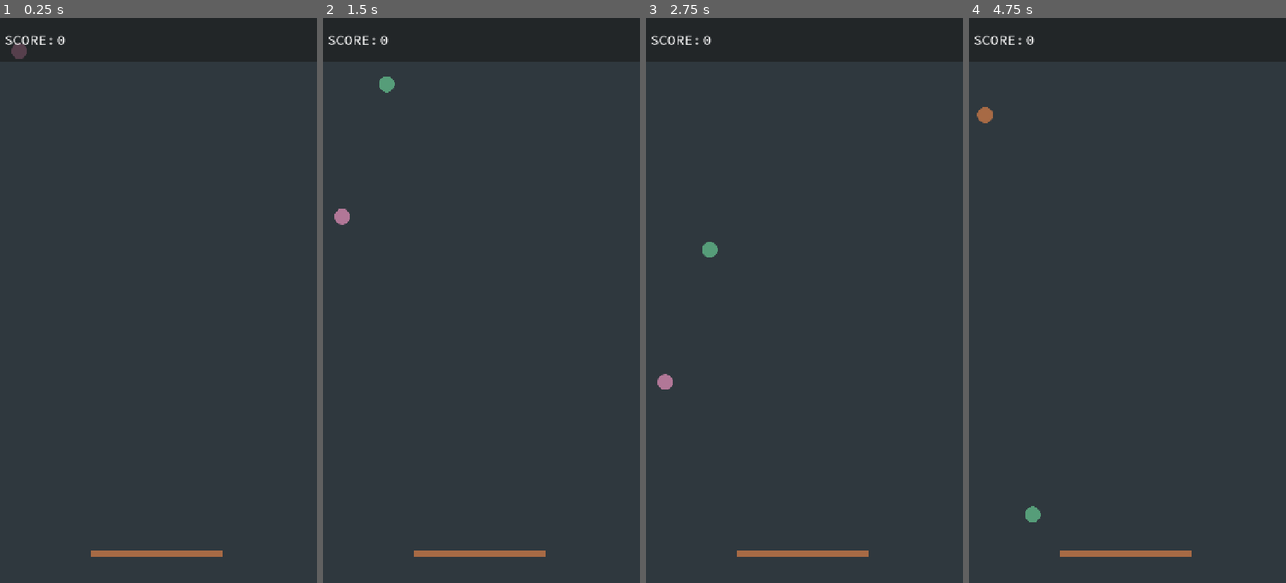
Above: before the commit, frames 1-4 (left to right).
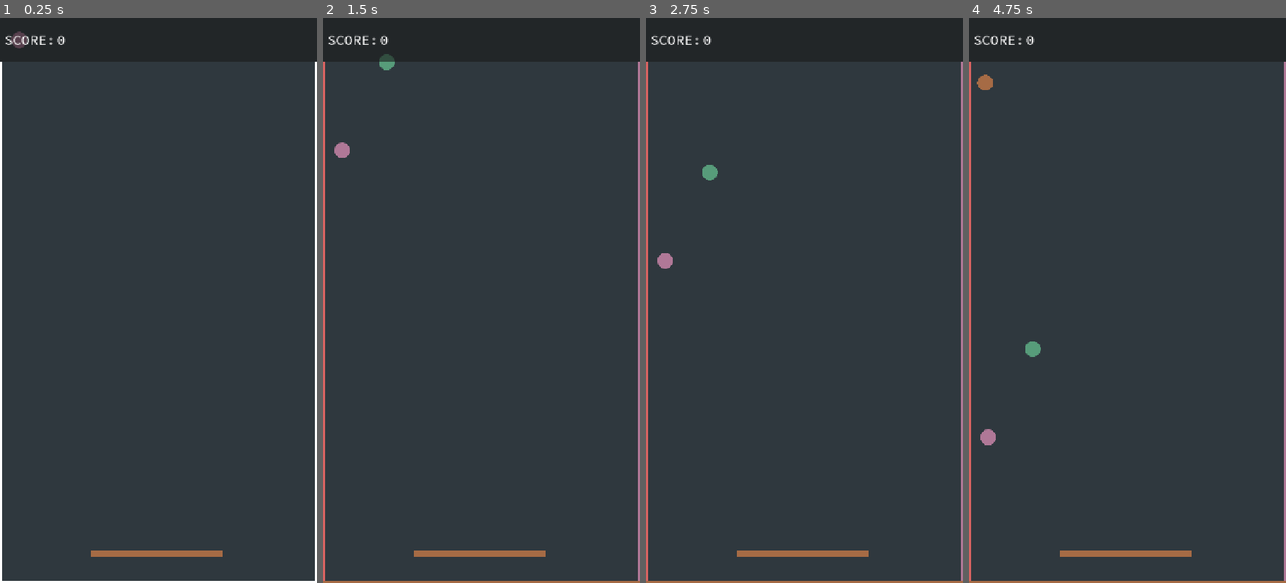
Above: after the commit, the same moments.

Repository: gerep/colour-switcher
Game: Godot game, scene res://scenes/main/main.tscn
The game is run twice, just before and just after one commit, with the same random seed, the same clock (stepped at 60 frames per second) and the same inputs.
Inputs (mouse positions are in pixels of both pictures, inside the frame that each line leads up to):
- Up to frame 1 (0.25 s): no input
- Up to frame 2 (1.5 s): move the mouse to (551, 272) at 0.52 s; press the mouse at (551, 272) at 0.53 s; move the mouse to (418, 328) at 1.27 s; release the mouse at (418, 328) at 1.28 s; right-click (418, 328) at 1.35 s
- Up to frame 3 (2.75 s): move the mouse to (836, 176) at 2.02 s; tap I at 2.1 s
- Up to frame 4 (4.75 s): move the mouse to (1111, 413) at 2.77 s; click (1111, 413) at 2.85 s; move the mouse to (1222, 385) at 3.52 s; hold Right mouse button (right_button) 3.53-4.28 s; move the mouse to (1032, 215) at 4.27 s; tap I at 4.35 s

The runs differ from the first frame. In frame 1, 1.8% of the frame differs, in the area x 0-100%, y 2-100%; in frame 2, 2.0%; in frame 3, 2.0%; in frame 4, 2.2%, in the area x 0-100%, y 7-100%.

Commit message:
using the borders to display next and previous colours

Diff:
--- a/project.godot
+++ b/project.godot
@@ -17,7 +17,6 @@
 
 [autoload]
 
-Colors="*res://scripts/colors.gd"
 Signals="*res://scripts/signals.gd"
 Game="*res://scripts/game.gd"
 
@@ -26,6 +25,10 @@
 window/size/viewport_width=720
 window/size/viewport_height=1280
 window/stretch/mode="canvas_items"
+
+[editor_plugins]
+
+enabled=PackedStringArray("res://addons/s/plugin.cfg")
 
 [input]
 
--- a/scenes/blob/blob.gd
+++ b/scenes/blob/blob.gd
@@ -1,9 +1,9 @@
 extends Area2D
+
+var current_color: int
 
 @onready var sprite_2d: Sprite2D = $Sprite2D
 @onready var visible_on_screen_notifier_2d: VisibleOnScreenNotifier2D = $VisibleOnScreenNotifier2D
-
-var current_color: int
 
 
 func _ready() -> void:
@@ -12,12 +12,12 @@
 
 	position.x = randf_range(36.0, 700.0)
 
-	current_color = randi_range(0, Colors.list.size()-1)
-	sprite_2d.modulate = Colors.list[current_color]
+	current_color = randi_range(0, Colors.LIST.size() - 1)
+	sprite_2d.modulate = Colors.LIST[current_color]
 
 
-func _process(_delta: float) -> void:
-	position.y += 5
+func _process(delta: float) -> void:
+	position.y += 200 * delta
 
 
 func _collision(body: Node2D) -> void:
--- a/scenes/main/main.gd
+++ b/scenes/main/main.gd
@@ -1,17 +1,25 @@
 extends Node2D
-
-@onready var timer: Timer = $SpawnTimer
-@onready var speed_burst_timer: Timer = $SpeedBurstTimer
 
 const BLOB = preload("uid://b6chd6vkxeaaa")
 
 var spawn_interval: int = 3
+
+@onready var timer: Timer = $SpawnTimer
+@onready var speed_burst_timer: Timer = $SpeedBurstTimer
+@onready var right_line: Line2D = $RightLine
+@onready var left_line: Line2D = $LeftLine
+@onready var bottom_line: Line2D = $BottomLine
+
 
 func _ready() -> void:
 	timer.timeout.connect(_spawn_blob)
 	timer.wait_time = spawn_interval
 
 	speed_burst_timer.timeout.connect(_speed_burst)
+
+	Signals.right_bar_color_changed.connect(_right_bar_color_changed)
+	Signals.left_bar_color_changed.connect(_left_bar_color_changed)
+	Signals.bottom_bar_color_changed.connect(_bottom_bar_color_changed)
 
 	# Drop the first blob to avoid waiting.
 	_spawn_blob()
@@ -30,3 +38,15 @@
 	timer.wait_time = spawn_interval
 	speed_burst_timer.start()
 	Signals.burst_ended.emit()
+
+
+func _right_bar_color_changed(index: int) -> void:
+	right_line.modulate = Colors.LIST[index]
+
+
+func _left_bar_color_changed(index: int) -> void:
+	left_line.modulate = Colors.LIST[index]
+
+
+func _bottom_bar_color_changed(index: int) -> void:
+	bottom_line.modulate = Colors.LIST[index]
--- a/scenes/main/main.tscn
+++ b/scenes/main/main.tscn
@@ -81,3 +81,15 @@
 bbcode_enabled = true
 text = "[center][shake rate=20.0 level=20 connected=1]BURST TIME[/shake][/center]"
 fit_content = true
+
+[node name="LeftLine" type="Line2D" parent="."]
+points = PackedVector2Array(0, 1280, 0, 99)
+
+[node name="RightLine" type="Line2D" parent="."]
+position = Vector2(720, 0)
+points = PackedVector2Array(0, 1280, 0, 99)
+
+[node name="BottomLine" type="Line2D" parent="."]
+position = Vector2(1016, 1280)
+rotation = 1.5707964
+points = PackedVector2Array(0, 1016, 0, 296)
--- a/scenes/player/player.gd
+++ b/scenes/player/player.gd
@@ -1,16 +1,14 @@
 extends StaticBody2D
-
-@onready var player_sprite: Sprite2D = $PlayerSprite
-@onready var left_neighbour: Sprite2D = $LeftSprite
-@onready var right_neighbour: Sprite2D = $RightSprite
 
 var current_color: int = 0
 var _max_colors: int = 0
 
+@onready var player_sprite: Sprite2D = $PlayerSprite
+
 
 func _ready() -> void:
-	player_sprite.modulate = Colors.list[0]
-	_max_colors = Colors.list.size()
+	player_sprite.modulate = Colors.LIST[0]
+	_max_colors = Colors.LIST.size()
 
 
 func _unhandled_input(event: InputEvent) -> void:
@@ -20,16 +18,16 @@
 		current_color = wrapi(current_color - 1, 0, _max_colors)
 
 	_change_color(player_sprite, current_color)
-	#_change_neighbouring_colors()
+	_change_neighbouring_colors()
 
 
 func _change_color(sprite: Sprite2D, color_index: int) -> void:
-	sprite.modulate = Colors.list[color_index]
+	sprite.modulate = Colors.LIST[color_index]
+	Signals.bottom_bar_color_changed.emit(color_index)
 
 
 func _change_neighbouring_colors() -> void:
-	var left_color: int  = wrapi(current_color + 1, 0, _max_colors)
-	var right_color: int = wrapi(current_color - 1, 0, _max_colors)
-
-	_change_color(left_neighbour, left_color)
-	_change_color(right_neighbour, right_color)
+	var left_index: int = wrapi(current_color + 1, 0, _max_colors)
+	var right_index: int = wrapi(current_color - 1, 0, _max_colors)
+	Signals.right_bar_color_changed.emit(right_index)
+	Signals.left_bar_color_changed.emit(left_index)
--- a/scenes/player/player.tscn
+++ b/scenes/player/player.tscn
@@ -1,8 +1,7 @@
-[gd_scene load_steps=5 format=3 uid="uid://bot17jvbdtn1v"]
+[gd_scene load_steps=4 format=3 uid="uid://bot17jvbdtn1v"]
 
 [ext_resource type="Texture2D" uid="uid://bsccmtmsv0ea7" path="res://assets/player.png" id="1_8afob"]
 [ext_resource type="Script" uid="uid://chcq6whmmeikw" path="res://scenes/player/player.gd" id="1_dovo2"]
-[ext_resource type="Texture2D" uid="uid://csqkpemkgceea" path="res://assets/color_placeholder.png" id="3_gmlin"]
 
 [sub_resource type="RectangleShape2D" id="RectangleShape2D_x7p2l"]
 size = Vector2(300, 14)
@@ -16,13 +15,3 @@
 
 [node name="PlayerSprite" type="Sprite2D" parent="."]
 texture = ExtResource("1_8afob")
-
-[node name="LeftSprite" type="Sprite2D" parent="."]
-visible = false
-position = Vector2(-180, 0)
-texture = ExtResource("3_gmlin")
-
-[node name="RightSprite" type="Sprite2D" parent="."]
-visible = false
-position = Vector2(180, 0)
-texture = ExtResource("3_gmlin")
--- a/scripts/colors.gd
+++ b/scripts/colors.gd
@@ -1,3 +1,8 @@
-extends Node
+class_name Colors
 
-var list: Array[Color] = [Color.from_string("a76a45", Color.ORANGE), Color.from_string("da6362", Color.RED), Color.from_string("569d79", Color.GREEN), Color.from_string("b17797", Color.PURPLE)]
+const LIST: Array[Color] = [
+	Color(0.65, 0.42, 0.27), # orange
+	Color(0.85, 0.39, 0.38), # red
+	Color(0.34, 0.61, 0.48), # green
+	Color(0.69, 0.47, 0.59), # purple
+]
--- a/scripts/signals.gd
+++ b/scripts/signals.gd
@@ -1,7 +1,9 @@
 extends Node
 
 @warning_ignore_start("unused_signal")
-
 signal score_updated(value: int)
 signal burst_started
 signal burst_ended
+signal left_bar_color_changed(color_index: int)
+signal right_bar_color_changed(color_index: int)
+signal bottom_bar_color_changed(color_index: int)
